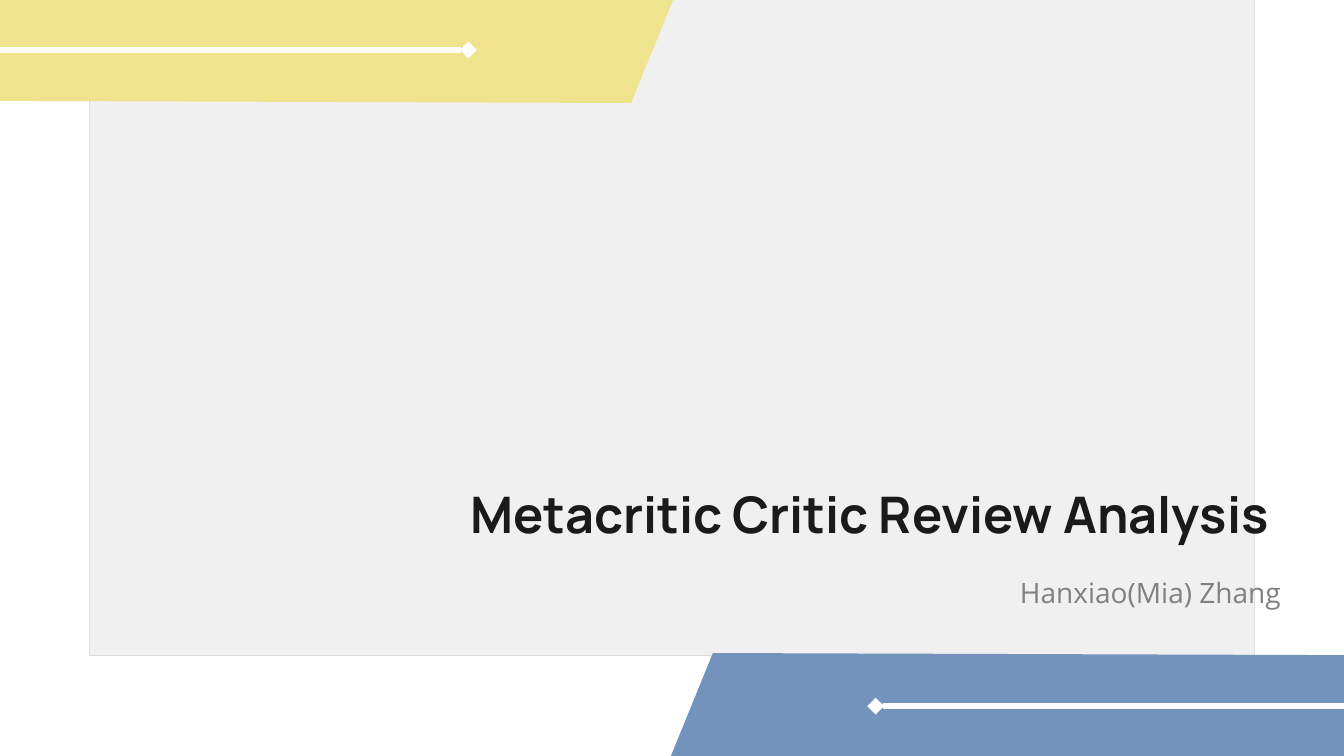
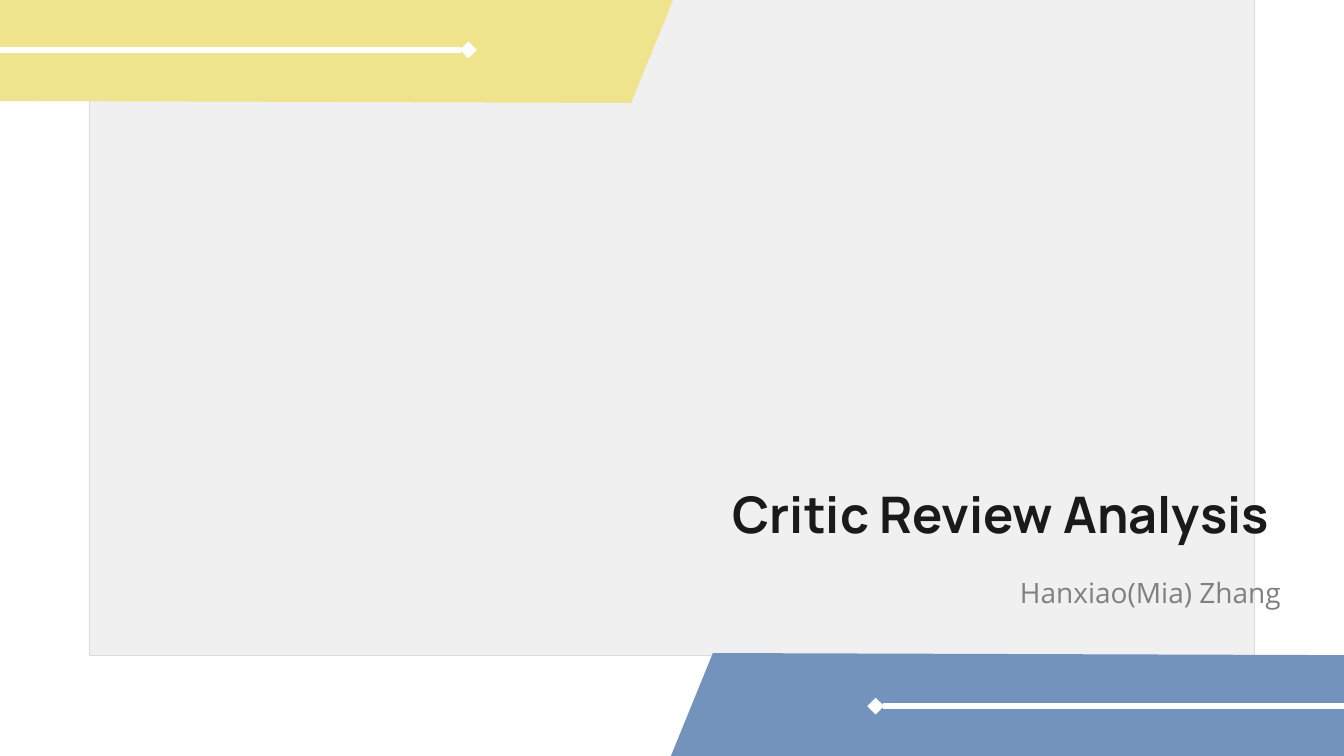
Before and after one commit to miazhx/metacritic, a slide deck: slide 1 of Presentation - Mia.pptx. Drawn at 1344x756 pixels with LibreOffice and Linux fonts; fonts in the diff are those of the drawing; grey boxes stand for pictures. Boxes give left, top, right and bottom in pixels: in the first picture for what was removed or moved away, otherwise in the second. Text is boxed around its words. In the diff, an @@ line names an element or a change of style, - is before the commit and + after.

```diff
--- a/Presentation - Mia.pptx
+++ b/Presentation - Mia.pptx
@@ text at (733, 496, 1268, 545): text changed @@
-Metacritic Critic Review Analysis
+Critic Review Analysis
```
Also in this commit, not shown: 7 other slides changed, 9 slides added, 4 slides removed, 8 other files.
